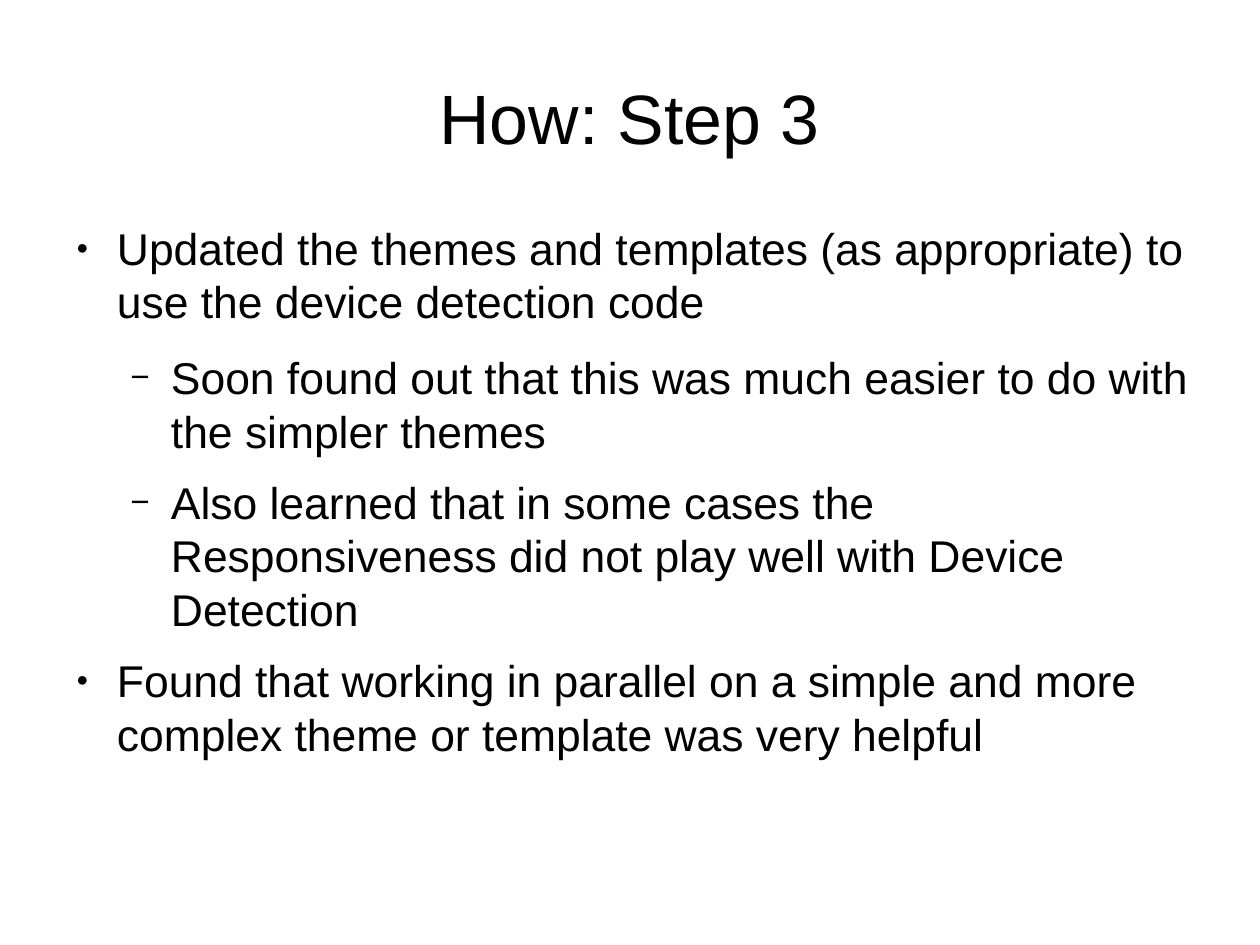
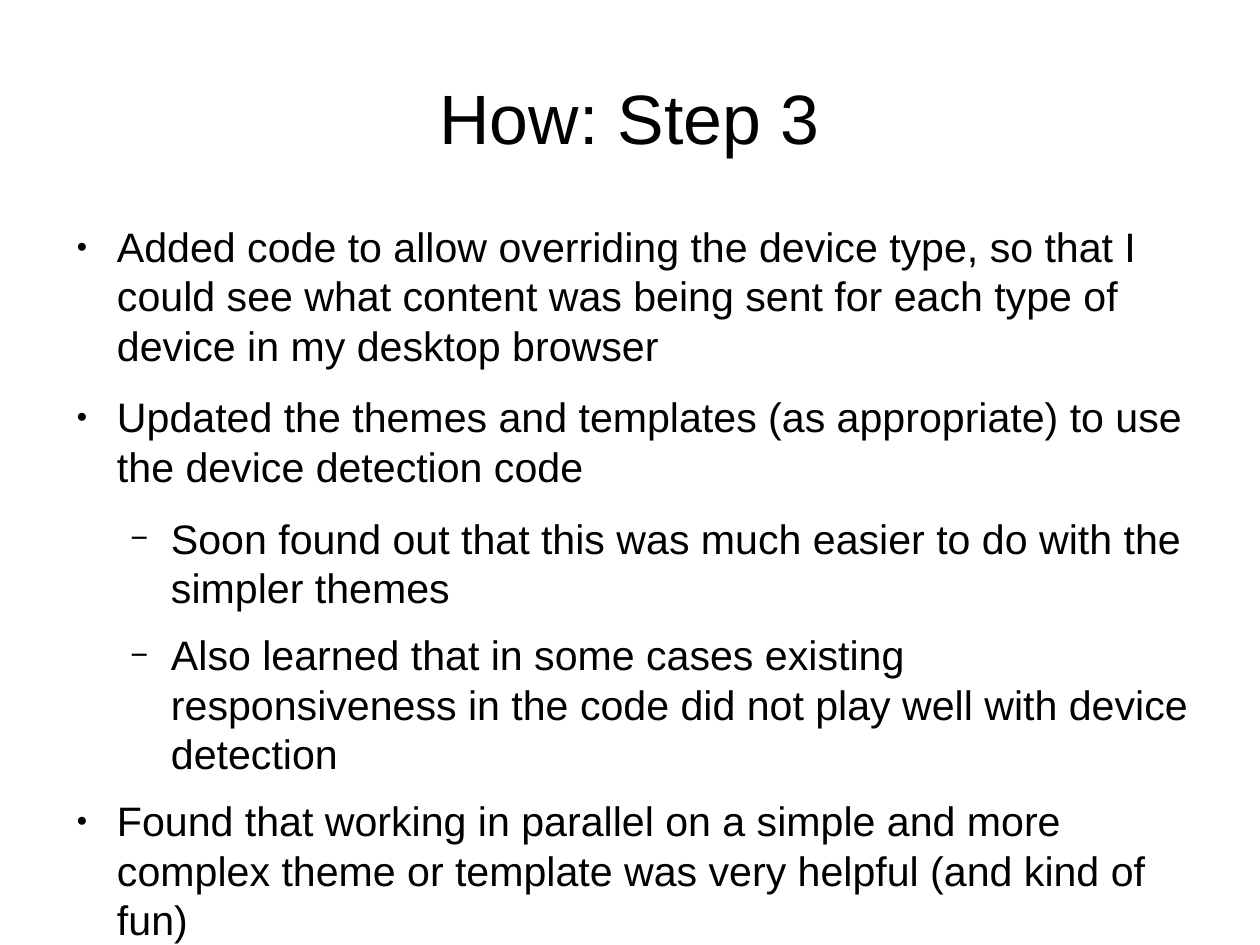
Before and after one commit to tomwhartung/jmws_accoutrements, a slide deck: slide 18 of presentations/2016_07-Drupal/9-slides.odp (slide 17 before the commit). Drawn at 1260x945 pixels with LibreOffice and Linux fonts; fonts in the diff are those of the drawing. Boxes give left, top, right and bottom in pixels: in the first picture for what was removed or moved away, otherwise in the second. Text is boxed around its words. In the diff, an @@ line names an element or a change of style, - is before the commit and + after.

```diff
--- a/presentations/2016_07-Drupal/9-slides.odp
+++ b/presentations/2016_07-Drupal/9-slides.odp
@@ text at (x1=117, y1=232, x2=1135, y2=369): paragraph added @@
+● Added code to allow overriding the device type, so that I could see what content was being sent for each type of device in my desktop browser
@@ text at (x1=117, y1=402, x2=1181, y2=611): size 28 to 25.9 pt in "Updated the themes and templates (as appropriate) ...", "Soon found out that this was much ..." @@
@@ text at (x1=117, y1=640, x2=1188, y2=943): text changed; size 28 to 25.9 pt @@
-  − Also learned that in some cases the Responsiveness did not play well with Device Detection
-● Found that working in parallel on a simple and more complex theme or template was very helpful
+  − Also learned that in some cases existing responsiveness in the code did not play well with device detection
+● Found that working in parallel on a simple and more complex theme or template was very helpful (and kind of fun)
```
Also in this commit, not shown: 10 other slides changed, 1 slide added.
